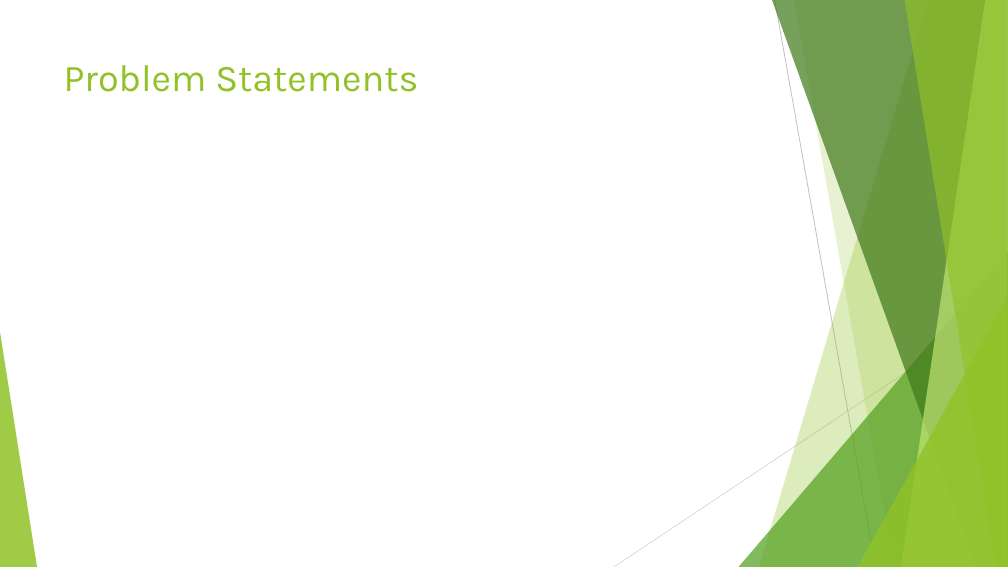
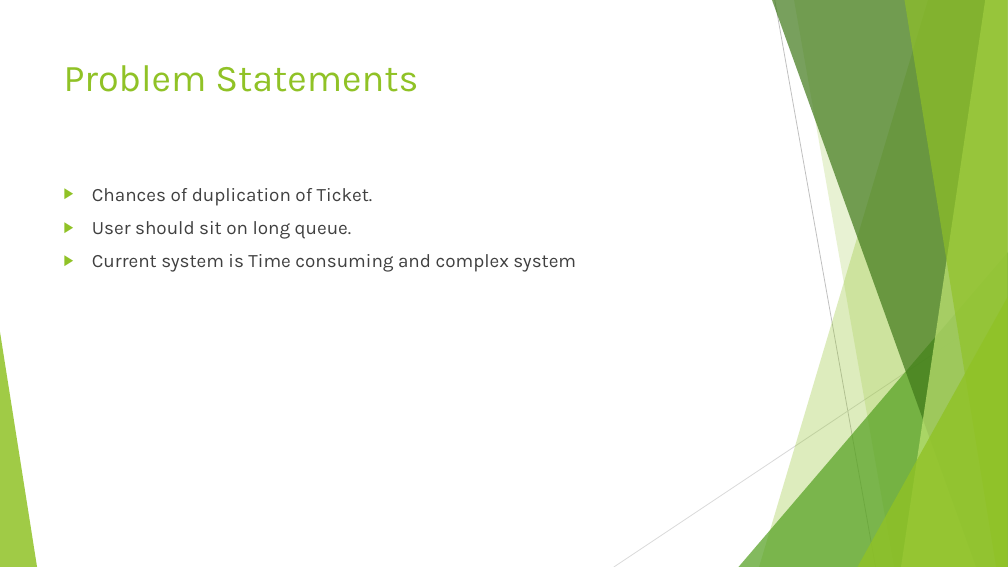
Before and after one commit to ashishpokhrel123/MoviesBookingSystem, a slide deck: slide 3 of Final Report/00172912_AshishPokhrel_CPSlides.pptx. Drawn at 1008x567 pixels with LibreOffice and Linux fonts; fonts in the diff are those of the drawing. Boxes give left, top, right and bottom in pixels: in the first picture for what was removed or moved away, otherwise in the second. Text is boxed around its words. In the diff, an @@ line names an element or a change of style, - is before the commit and + after.

```diff
--- a/Final Report/00172912_AshishPokhrel_CPSlides.pptx
+++ b/Final Report/00172912_AshishPokhrel_CPSlides.pptx
@@ text added at (92,188,576,272), 18 pt, text #404040 @@
+▶ Chances of duplication of Ticket.
+▶ User should sit on long queue.
+▶ Current system is Time consuming and complex system
```
Also in this commit, not shown: 1 other slide changed, 1 slide added, 5 other files.
